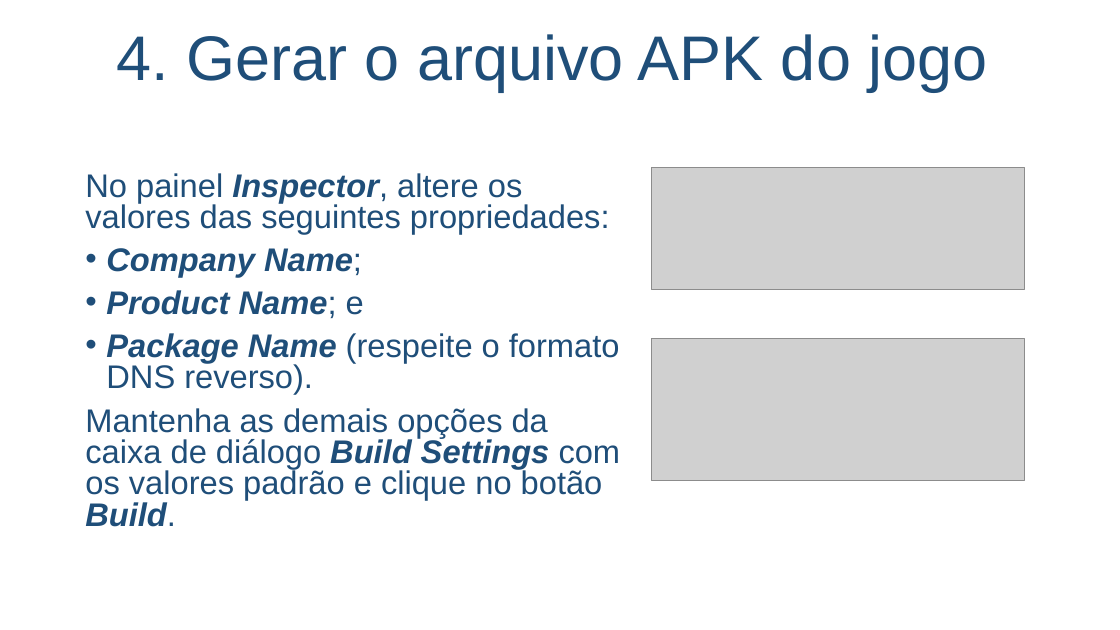
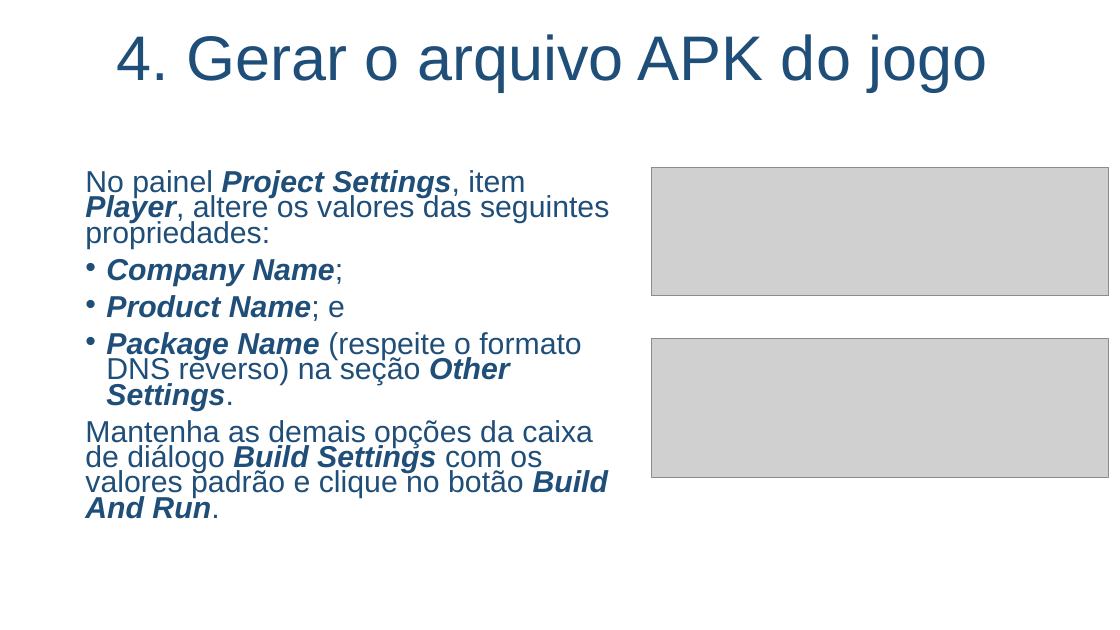
Before and after one commit to salmo-jr/public-slides, a slide deck: slide 35 of building-games-for-Android.pptx (slide 34 before the commit). Drawn at 1120x630 pixels with LibreOffice and Linux fonts; fonts in the diff are those of the drawing; grey boxes stand for pictures; background and template pictures are left out. Boxes give left, top, right and bottom in pixels: in the first picture for what was removed or moved away, otherwise in the second. Text is boxed around its words. In the diff, an @@ line names an element or a change of style, - is before the commit and + after.

```diff
--- a/building-games-for-Android.pptx
+++ b/building-games-for-Android.pptx
@@ text at (x1=85, y1=170, x2=609, y2=249): text changed; size 28 to 25.9 pt @@
-No painel Inspector, altere os valores das seguintes propriedades:
+No painel Project Settings, item Player, altere os valores das seguintes propriedades:
@@ picture resized from (x1=651, y1=168, x2=1024, y2=290) to (x1=651, y1=168, x2=1109, y2=296) @@
@@ text at (x1=106, y1=259, x2=345, y2=321): size 28 to 25.9 pt in "Company Name;", "Product Name; e"; line spacing 0.8 to 0.7 @@
@@ text at (x1=85, y1=332, x2=608, y2=519): text changed; size 28 to 25.9 pt @@
-• Package Name (respeite o formato DNS reverso).
-Mantenha as demais opções da caixa de diálogo Build Settings com os valores padrão e clique no botão Build.
+• Package Name (respeite o formato DNS reverso) na seção Other Settings.
+Mantenha as demais opções da caixa de diálogo Build Settings com os valores padrão e clique no botão Build And Run.
@@ picture resized from (x1=651, y1=339, x2=1024, y2=481) to (x1=651, y1=339, x2=1109, y2=477) @@
```
Also in this commit, not shown: 19 other slides changed, 3 slides added, 2 slides removed.
